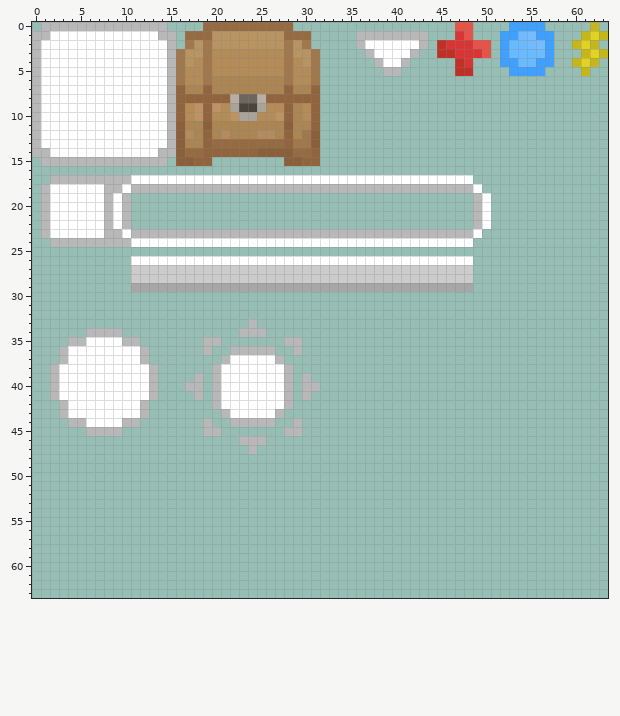
Pixel-art sprite -- Assets/_Project/Art/Exports/SPR UI.png. This is how it looked before the edit.
The file is 64x64 pixels. Colours within 5 levels of each other are drawn and written as one.
The result:
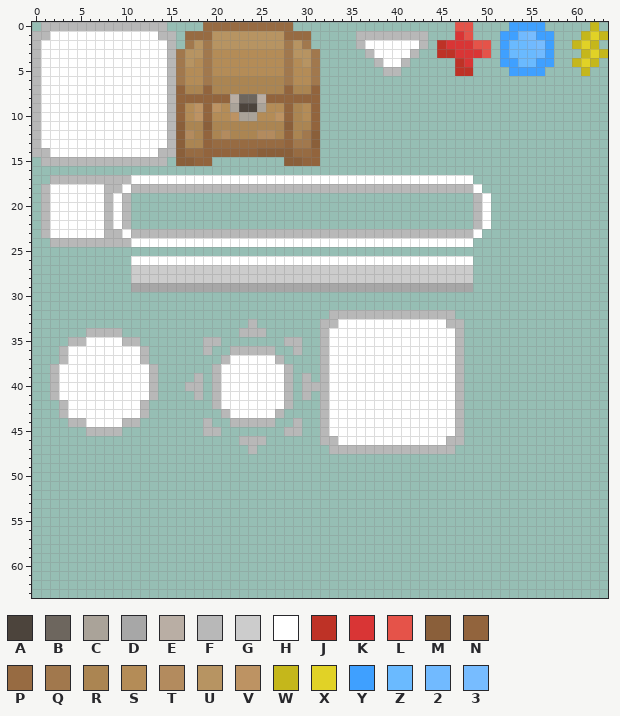
Palette (. is transparent): A #4c443c  B #6d665e  C #aaa399  D #a7a7a7  E #b9aea4  F #b8b8b8  G #cccccc  H #ffffff  J #be3226  K #d93535  L #e55349  M #8a5f3a  N #92643d  P #976b42  Q #a1784d  R #ab8552  S #b48c57  T #b38b5e  U #b79462  V #bd9363  W #c5b71b  X #e1d226  Y #3fa0ff  Z #6abaff  2 #71baff  3 #77bcff
The exact change:
{"y":32,"x":33,"old":"..............","new":"FFFFFFFFFFFFFF"}
{"y":33,"x":32,"old":"................","new":"FFHHHHHHHHHHHHFF"}
{"y":34,"x":32,"old":"................","new":"FHHHHHHHHHHHHHHF"}
{"y":35,"x":32,"old":"................","new":"FHHHHHHHHHHHHHHF"}
{"y":36,"x":32,"old":"................","new":"FHHHHHHHHHHHHHHF"}
{"y":37,"x":32,"old":"................","new":"FHHHHHHHHHHHHHHF"}
{"y":38,"x":32,"old":"................","new":"FHHHHHHHHHHHHHHF"}
{"y":39,"x":32,"old":"................","new":"FHHHHHHHHHHHHHHF"}
{"y":40,"x":32,"old":"................","new":"FHHHHHHHHHHHHHHF"}
{"y":41,"x":32,"old":"................","new":"FHHHHHHHHHHHHHHF"}
{"y":42,"x":32,"old":"................","new":"FHHHHHHHHHHHHHHF"}
{"y":43,"x":32,"old":"................","new":"FHHHHHHHHHHHHHHF"}
{"y":44,"x":32,"old":"................","new":"FHHHHHHHHHHHHHHF"}
{"y":45,"x":32,"old":"................","new":"FHHHHHHHHHHHHHHF"}
{"y":46,"x":32,"old":"................","new":"FFHHHHHHHHHHHHFF"}
{"y":47,"x":33,"old":"..............","new":"FFFFFFFFFFFFFF"}
{"label":"added","picture_box":[320,310,464,454]}
